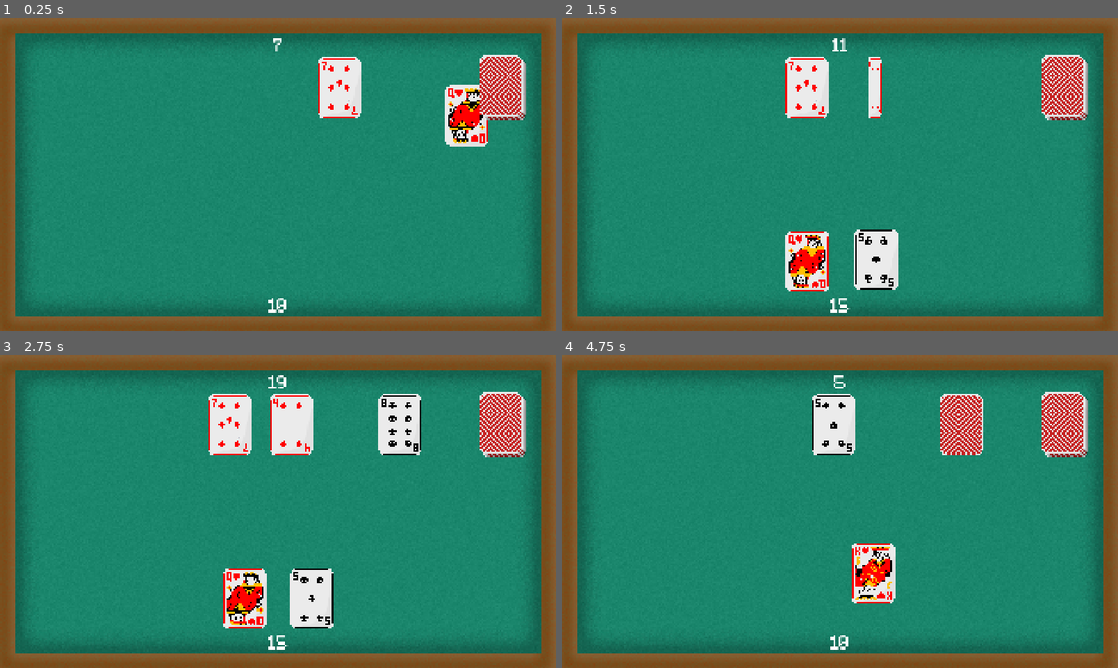
Above: before the commit, frames 1-4 (two rows, left to right).
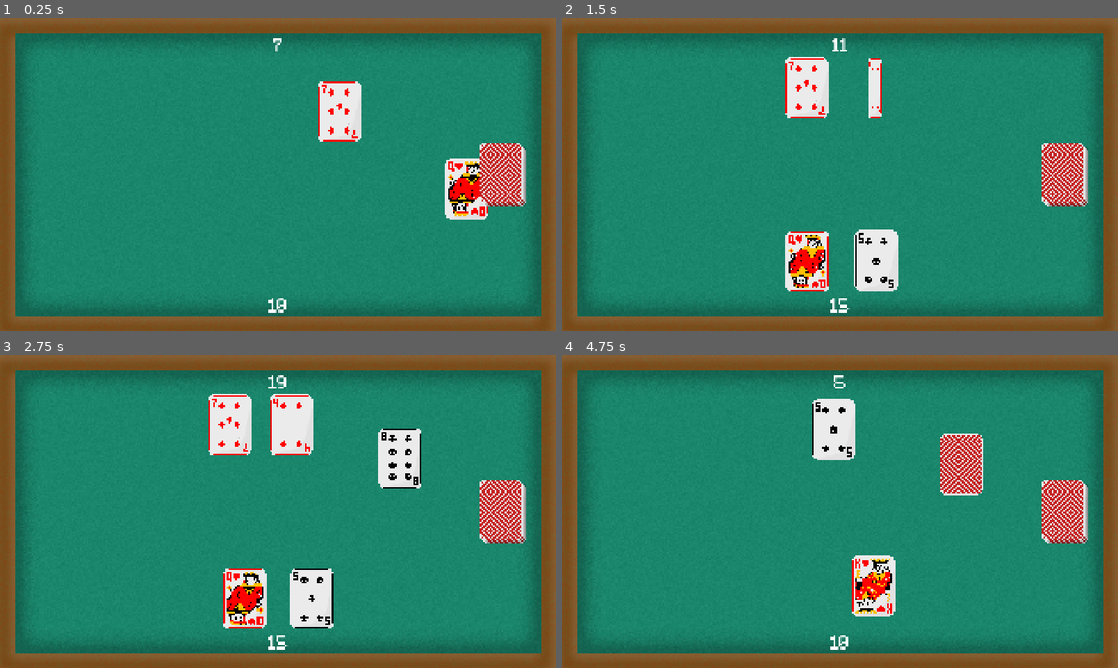
Above: after the commit, the same moments.

Repository: 7itanium/Simple-Blackjack
Game: Godot game, scene res://Scenes/table.tscn
Two runs of this game, one before a commit and one after it. Both use one fixed random seed, a clock stepped at 60 frames per second and the inputs below.
Inputs:
- Up to frame 1 (0.25 s): no input
- Up to frame 2 (1.5 s): tap Enter (Stand) at 0.5, 1.35 s; tap Space (Hit) at 0.6 s
- Up to frame 3 (2.75 s): tap Space (Hit) at 2.1 s
- Up to frame 4 (4.75 s): tap Enter (Stand) at 2.85, 4.35 s; tap Space (Hit) at 3.6 s; tap Escape (Reset) at 4.15 s

The runs differ from the first frame. In frame 1, 7.4% of the frame differs, in the area x 57-95%, y 11-65%; in frame 2, 3.7%; in frame 3, 5.3%; in frame 4, 7.5%, in the area x 45-95%, y 11-84%.

Commit message:
Moved deck to center

Diff:
--- a/Scenes/table.tscn
+++ b/Scenes/table.tscn
@@ -43,7 +43,7 @@
 
 [node name="Deck" type="AnimatedSprite2D" parent="Table"]
 z_index = 50
-position = Vector2(775, -300)
+position = Vector2(775, 0)
 scale = Vector2(3, 3)
 sprite_frames = SubResource("SpriteFrames_mcqbc")
 
--- a/Scripts/card.gd
+++ b/Scripts/card.gd
@@ -17,7 +17,7 @@
 
 # Called when the node enters the scene tree for the first time.
 func _ready() -> void:
-	position = Vector2(775, -300)
+	position = Vector2(775, 0)
 	if isDealer == 1:
 		y = -300
 
@@ -29,7 +29,7 @@
 	texture = load(cardTexture)
 	x = (-global.end[isDealer]+(((global.end[isDealer] * 2)/(global.delt[isDealer]+1))*num))
 	#target_position = Vector2(x, 300 + 10 * ((num + 1) % 2) )
-	if target_position != Vector2(775, -300):
+	if target_position != Vector2(775, 0):
 		target_position = Vector2(x, y)
 
 	if position != target_position:
--- a/Scripts/game_manager.gd
+++ b/Scripts/game_manager.gd
@@ -68,7 +68,7 @@
 	await get_tree().create_timer(2).timeout
 	bridge_sound.play()
 	for card in cards:
-		card.target_position = Vector2(775, -300)
+		card.target_position = Vector2(775, 0)
 	await get_tree().create_timer(2).timeout
 	for card in cards:
 		card.queue_free()
